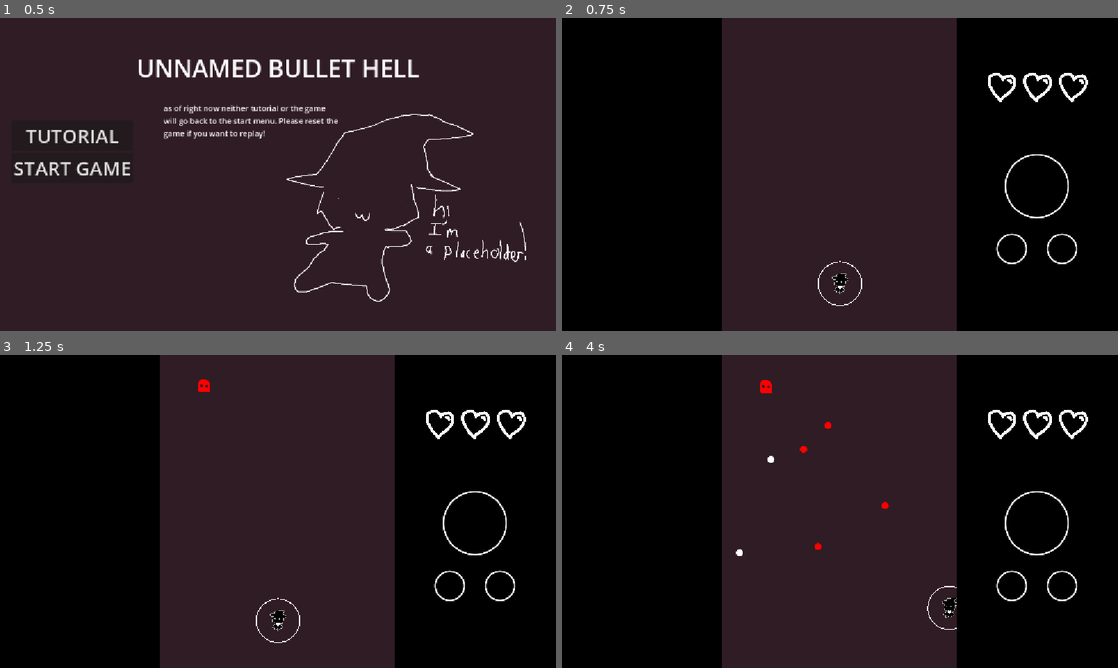
Above: before the commit, frames 1-4 (two rows, left to right).
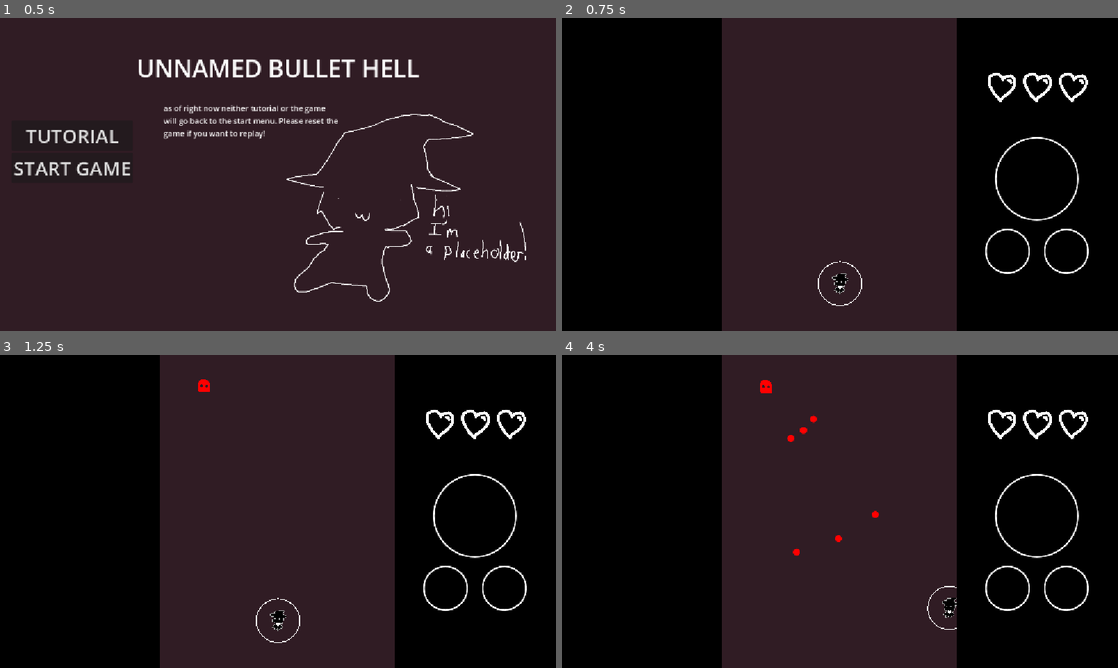
Above: after the commit, the same moments.

Repository: piksalchaos/bullet-hell
Game: Godot game, scene res://scenes/start_menu.tscn
Two runs of this game, one before a commit and one after it. Both use one fixed random seed, a clock stepped at 60 frames per second and the inputs below.
Inputs:
- Up to frame 1 (0.5 s): no input
- Up to frame 2 (0.75 s): click "START GAME" at 0.5 s
- Up to frame 3 (1.25 s): no input
- Up to frame 4 (4 s): tap Enter at 1.25 s; hold Right (right) 1.28-2.03 s; hold Z (shoot) 1.28-2.03 s; hold Down (down) 2.03-2.78 s; tap Z (shoot) at 2.1, 3.05, 3.6 s; hold Right (right) 2.78-3.53 s; hold Shift (slow) 2.78-3.53 s; hold Up (up) from 3.53 s (still down)

Frame 1 is identical in both runs. In frame 2, 1.1% of the frame differs, in the area x 76-95%, y 38-82%; in frame 3, 1.1%; in frame 4, 1.4%, in the area x 31-95%, y 19-82%.

Commit message:
new pattern spreader component
also made the palette bigger

Diff:
--- a/scenes/components/pattern_components/bullet_emitter.gd
+++ b/scenes/components/pattern_components/bullet_emitter.gd
@@ -1,6 +1,7 @@
 extends Node2D
 
 @export var bullet_scene: PackedScene
+@export var color_id: Globals.COLOR_ID
 
 func begin() -> void:
 	shoot()
@@ -9,4 +10,5 @@
 	var bullet = bullet_scene.instantiate()
 	bullet.position = Globals.get_position_relative_to_stage(global_position)
 	bullet.rotation = global_rotation
+	bullet.initial_color_id = color_id
 	Globals.bullet_container.add_child(bullet)
--- /dev/null
+++ b/scenes/components/pattern_components/pattern_spreader.gd
@@ -0,0 +1,14 @@
+extends Node2D
+
+@export_range(0, PI) var angle_range: float = PI*0.25
+@export var bullet_count: int = 3
+
+func begin() -> void:
+	for i in bullet_count:
+		rotation = -angle_range/2 + i*(angle_range/bullet_count)
+		shoot()
+
+func shoot() -> void:
+	for emitter in get_children():
+		if emitter.is_in_group("pattern_components"):
+			emitter.begin()
--- /dev/null
+++ b/scenes/components/pattern_components/pattern_spreader.tscn
@@ -0,0 +1,6 @@
+[gd_scene load_steps=2 format=3 uid="uid://bsa2fd4o0c5bh"]
+
+[ext_resource type="Script" uid="uid://c5sjoyi4hm7ee" path="res://scenes/components/pattern_components/pattern_spreader.gd" id="1_61gj7"]
+
+[node name="PatternSpreader" type="Node2D" groups=["pattern_components"]]
+script = ExtResource("1_61gj7")
--- a/scenes/entities/enemies/dummy_enemy.gd
+++ b/scenes/entities/enemies/dummy_enemy.gd
@@ -1,11 +1,11 @@
 extends Node2D
 
-const GHOST_BULLET = preload("res://scenes/bullets/ghost_bullet.tscn")
 const TWEEN_ENTER_DURATION := 0.75
 const TWEEN_EXIT_DURATION := 1.5
 
 @onready var color_component: ColorComponent = $ColorComponent
 @onready var pattern_repeater: Node2D = $PatternRepeater
+@onready var bullet_emitter: Node2D = $PatternRepeater/PatternRepeater/PatternAimer/BulletEmitter
 
 @export var starting_position: Vector2
 @export var initial_color_id: Globals.COLOR_ID
@@ -13,6 +13,7 @@
 func _ready() -> void:
 	change_position(starting_position, begin_attacking, TWEEN_ENTER_DURATION)
 	color_component.color_id = initial_color_id
+	bullet_emitter.color_id = initial_color_id
 
 func change_position(
 	new_position: Vector2,
--- a/scenes/entities/enemies/dummy_enemy.tscn
+++ b/scenes/entities/enemies/dummy_enemy.tscn
@@ -34,9 +34,13 @@
 max_health = 4
 
 [node name="PatternRepeater" parent="." instance=ExtResource("6_glh40")]
-seconds_per_shot = 1.0
+seconds_per_shot = 1.7
 
-[node name="PatternAimer" parent="PatternRepeater" instance=ExtResource("7_03np2")]
+[node name="PatternRepeater" parent="PatternRepeater" instance=ExtResource("6_glh40")]
+seconds_per_shot = 0.15
+max_shots = 3
 
-[node name="BulletEmitter" parent="PatternRepeater/PatternAimer" instance=ExtResource("8_imctr")]
+[node name="PatternAimer" parent="PatternRepeater/PatternRepeater" instance=ExtResource("7_03np2")]
+
+[node name="BulletEmitter" parent="PatternRepeater/PatternRepeater/PatternAimer" instance=ExtResource("8_imctr")]
 bullet_scene = ExtResource("9_jtsvo")
--- a/scenes/entities/enemies/ghost_enemy.gd
+++ b/scenes/entities/enemies/ghost_enemy.gd
@@ -1,11 +1,11 @@
 extends Node2D
 
-const GHOST_BULLET = preload("res://scenes/bullets/ghost_bullet.tscn")
 const TWEEN_ENTER_DURATION := 0.75
 const TWEEN_EXIT_DURATION := 1.5
-@onready var bullet_timer: Timer = $BulletTimer
 @onready var exit_timer: Timer = $ExitTimer
 @onready var color_component: ColorComponent = $ColorComponent
+@onready var bullet_emitter: Node2D = $PatternRepeater/PatternAimer/PatternSpreader/BulletEmitter
+@onready var pattern_repeater: Node2D = $PatternRepeater
 
 @export var starting_position: Vector2
 @export var initial_color_id: Globals.COLOR_ID
@@ -14,6 +14,7 @@
 func _ready() -> void:
 	change_position(starting_position, begin_attacking, TWEEN_ENTER_DURATION)
 	color_component.color_id = initial_color_id
+	bullet_emitter.color_id = initial_color_id
 	exit_timer.wait_time = exit_time
 	exit_timer.start()
 
@@ -30,20 +31,7 @@
 	tween.tween_callback(callback)
 
 func begin_attacking() -> void:
-	shoot()
-	bullet_timer.start()
-
-func _on_bullet_timer_timeout() -> void:
-	shoot()
-
-func shoot() -> void:
-	var white_bullet_index = randi_range(0, 2)
-	for i in 3:
-		var bullet = GHOST_BULLET.instantiate()
-		bullet.position = position
-		bullet.rotation = (Globals.player_position - position).angle() + PI*0.15*(i - 1)
-		bullet.initial_color_id = Globals.COLOR_ID.WHITE if white_bullet_index == i else Globals.COLOR_ID.RED
-		Globals.bullet_container.add_child(bullet)
+	pattern_repeater.begin()
 
 func _on_exit_timer_timeout() -> void:
 	var new_position = Vector2(
--- a/scenes/entities/enemies/ghost_enemy.tscn
+++ b/scenes/entities/enemies/ghost_enemy.tscn
@@ -1,10 +1,15 @@
-[gd_scene load_steps=7 format=3 uid="uid://dgmdfxt0ngpi6"]
+[gd_scene load_steps=12 format=3 uid="uid://dgmdfxt0ngpi6"]
 
 [ext_resource type="Script" uid="uid://ynoen8cogpu6" path="res://scenes/entities/enemies/ghost_enemy.gd" id="1_h5v6m"]
 [ext_resource type="Texture2D" uid="uid://ckansyr46u7rk" path="res://images/ghost_placeholder.png" id="2_b7aru"]
 [ext_resource type="PackedScene" uid="uid://m6r4ofi4qdxx" path="res://scenes/components/enemy_components/hitbox_component.tscn" id="3_h2v7a"]
 [ext_resource type="PackedScene" uid="uid://djgvpk2hk284t" path="res://scenes/components/enemy_components/health_component.tscn" id="4_462g3"]
 [ext_resource type="PackedScene" uid="uid://xqi3gat184am" path="res://scenes/components/color_component.tscn" id="5_chsm8"]
+[ext_resource type="PackedScene" uid="uid://bvwrgsurk7ecc" path="res://scenes/components/pattern_components/pattern_repeater.tscn" id="6_hp2it"]
+[ext_resource type="PackedScene" uid="uid://ck23ayao5qg1t" path="res://scenes/components/pattern_components/pattern_aimer.tscn" id="7_qvsyn"]
+[ext_resource type="PackedScene" uid="uid://bsa2fd4o0c5bh" path="res://scenes/components/pattern_components/pattern_spreader.tscn" id="8_qvsyn"]
+[ext_resource type="PackedScene" uid="uid://dn1fmn3in30iu" path="res://scenes/components/pattern_components/bullet_emitter.tscn" id="8_vcyrx"]
+[ext_resource type="PackedScene" uid="uid://bg3mxwy62bmbu" path="res://scenes/bullets/ghost_bullet.tscn" id="9_4qyjx"]
 
 [sub_resource type="CircleShape2D" id="CircleShape2D_defa4"]
 radius = 14.0
@@ -29,12 +34,18 @@
 [node name="ColorComponent" parent="." instance=ExtResource("5_chsm8")]
 color_id = null
 
-[node name="BulletTimer" type="Timer" parent="."]
-wait_time = 1.5
-
 [node name="ExitTimer" type="Timer" parent="."]
 wait_time = 4.0
 one_shot = true
 
-[connection signal="timeout" from="BulletTimer" to="." method="_on_bullet_timer_timeout"]
+[node name="PatternRepeater" parent="." instance=ExtResource("6_hp2it")]
+seconds_per_shot = 1.75
+
+[node name="PatternAimer" parent="PatternRepeater" instance=ExtResource("7_qvsyn")]
+
+[node name="PatternSpreader" parent="PatternRepeater/PatternAimer" instance=ExtResource("8_qvsyn")]
+
+[node name="BulletEmitter" parent="PatternRepeater/PatternAimer/PatternSpreader" instance=ExtResource("8_vcyrx")]
+bullet_scene = ExtResource("9_4qyjx")
+
 [connection signal="timeout" from="ExitTimer" to="." method="_on_exit_timer_timeout"]
--- a/scenes/gui/palette/palette.gd
+++ b/scenes/gui/palette/palette.gd
@@ -1,9 +1,9 @@
 extends Control
 
-const CENTER_DISTANCE = 60.0
-const SELECTED_CENTER_DISTANCE = 100.0
-const RADIUS = 30.0
-const SELECTED_RADIUS = 65.0
+const CENTER_DISTANCE = 70.0
+const SELECTED_CENTER_DISTANCE = 115.0
+const RADIUS = 45.0
+const SELECTED_RADIUS = 85.0
 const TWEEN_DURATION = 0.35
 
 const PALETTE_COLOR = preload("uid://cnfbbe0r3do7e")
@@ -24,6 +24,7 @@
 			palette_color.radius = SELECTED_RADIUS
 		else:
 			palette_color.position = Vector2(cos(angle), sin(angle)) * CENTER_DISTANCE
+			palette_color.radius = RADIUS
 
 func _on_color_amount_changed(primary_color_index, percentage):
 	color_container.get_child(primary_color_index).percentage = percentage
Not shown, added: scenes/components/pattern_components/pattern_spreader.gd.uid
